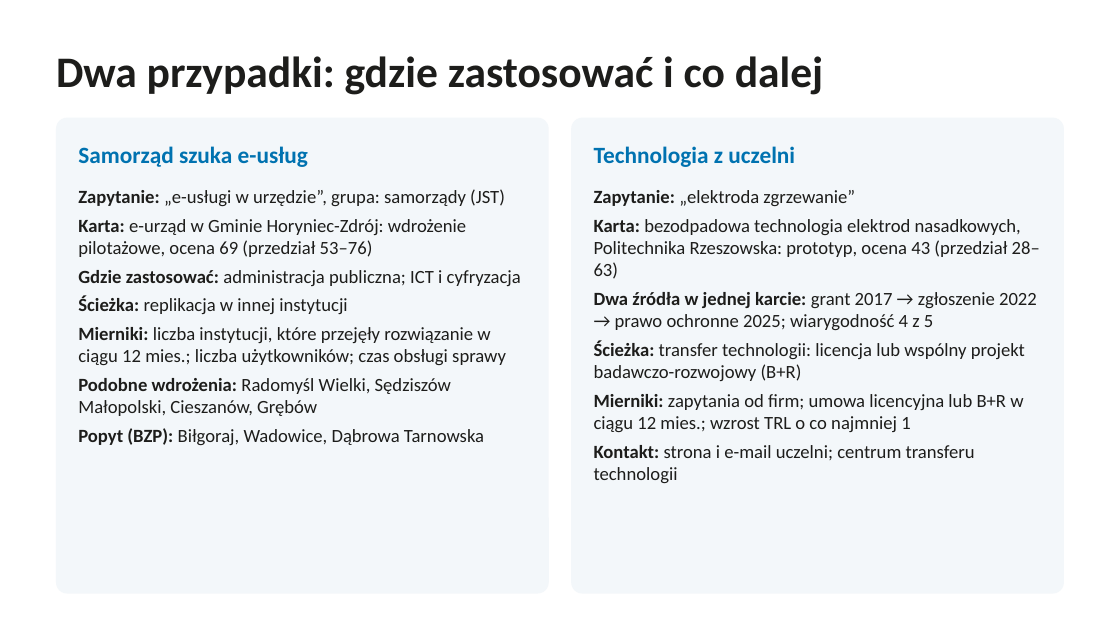
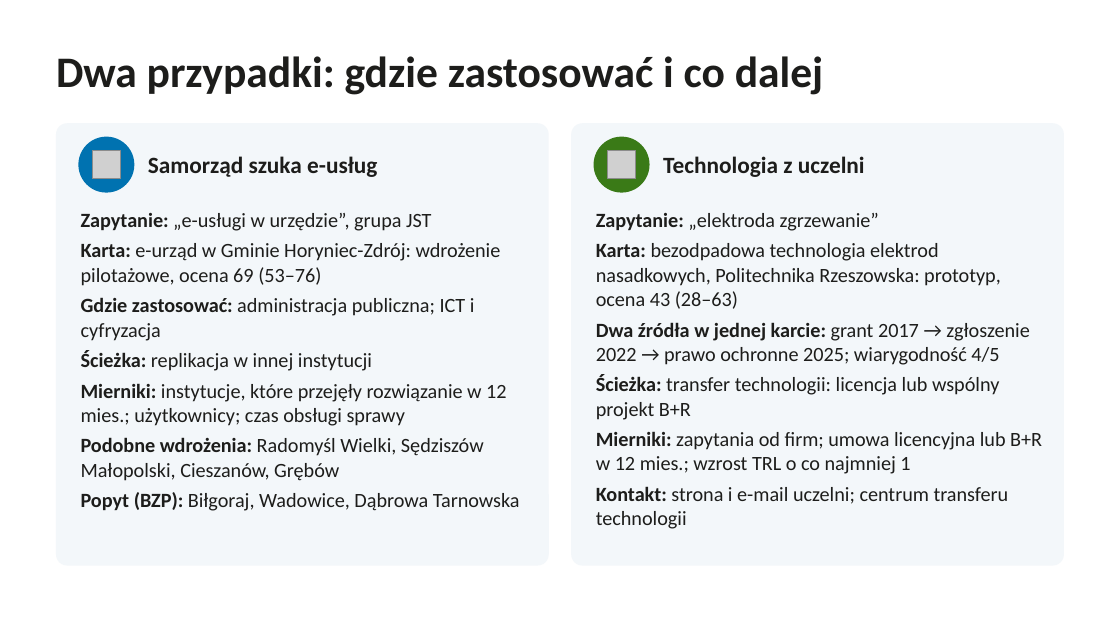
Before and after one commit to FilipLangiewicz/InnovationHub, a slide deck: slide 7 of docs/presentation/Radar_innowacji.pptx. Drawn at 1120x630 pixels with LibreOffice and Linux fonts; fonts in the diff are those of the drawing; grey boxes stand for pictures. Boxes give left, top, right and bottom in pixels: in the first picture for what was removed or moved away, otherwise in the second. Text is boxed around its words. In the diff, an @@ line names an element or a change of style, - is before the commit and + after.

```diff
--- a/docs/presentation/Radar_innowacji.pptx
+++ b/docs/presentation/Radar_innowacji.pptx
@@ rounded rectangle: place and size @@
-rounded rectangle at box(56, 118, 549, 594)
+rounded rectangle at box(56, 123, 549, 566)
@@ rounded rectangle at box(56, 123, 549, 566): proportions changed @@
@@ ellipse added at box(78, 137, 134, 193), fill #0072B0 @@
@@ text "Samorząd szuka e-usług" at box(148, 156, 377, 177): text colour #0072B0 to #1D1D1B @@
@@ text "Samorząd szuka e-usług": place and size @@
-text "Samorząd szuka e-usług" at box(78, 146, 308, 167)
+text "Samorząd szuka e-usług" at box(148, 156, 377, 177)
@@ rounded rectangle at box(571, 123, 1064, 566): proportions changed @@
@@ rounded rectangle: place and size @@
-rounded rectangle at box(571, 118, 1064, 594)
+rounded rectangle at box(571, 123, 1064, 566)
@@ ellipse added at box(594, 137, 650, 193), fill #3A7A17 @@
@@ text "Technologia z uczelni": place and size @@
-text "Technologia z uczelni" at box(594, 146, 795, 167)
+text "Technologia z uczelni" at box(663, 156, 865, 177)
@@ text "Technologia z uczelni" at box(663, 156, 865, 177): text colour #0072B0 to #1D1D1B @@
@@ picture added at box(92, 150, 120, 178) @@
@@ picture added at box(607, 150, 635, 178) @@
@@ text "Zapytanie: „e-usługi w urzędzie”, grupa ...": place and size @@
-text "Zapytanie: „e-usługi w urzędzie”, grupa ..." at box(78, 189, 521, 445)
+text "Zapytanie: „e-usługi w urzędzie”, grupa ..." at box(81, 213, 520, 511)
@@ text "Zapytanie: „elektroda zgrzewanie”": place and size @@
-text "Zapytanie: „elektroda zgrzewanie”" at box(594, 190, 1040, 483)
+text "Zapytanie: „elektroda zgrzewanie”" at box(596, 213, 1042, 529)
@@ text at box(81, 213, 501, 286): text changed; size 12 to 13 pt @@
-Zapytanie: „e-usługi w urzędzie”, grupa: samorządy (JST)
-Karta: e-urząd w Gminie Horyniec-Zdrój: wdrożenie pilotażowe, ocena 69 (przedział 53–76)
+Zapytanie: „e-usługi w urzędzie”, grupa JST
+Karta: e-urząd w Gminie Horyniec-Zdrój: wdrożenie pilotażowe, ocena 69 (53–76)
@@ text at box(596, 213, 1009, 529): size 12 to 13 pt in "Zapytanie: „elektroda zgrzewanie”", "Kontakt: strona i e-mail uczelni; centrum transferu ..." @@
@@ text at box(596, 243, 1042, 474): text changed; size 12 to 13 pt @@
-Karta: bezodpadowa technologia elektrod nasadkowych, Politechnika Rzeszowska: prototyp, ocena 43 (przedział 28–63)
-Dwa źródła w jednej karcie: grant 2017 → zgłoszenie 2022 → prawo ochronne 2025; wiarygodność 4 z 5
-Ścieżka: transfer technologii: licencja lub wspólny projekt badawczo-rozwojowy (B+R)
-Mierniki: zapytania od firm; umowa licencyjna lub B+R w ciągu 12 mies.; wzrost TRL o co najmniej 1
+Karta: bezodpadowa technologia elektrod nasadkowych, Politechnika Rzeszowska: prototyp, ocena 43 (28–63)
+Dwa źródła w jednej karcie: grant 2017 → zgłoszenie 2022 → prawo ochronne 2025; wiarygodność 4/5
+Ścieżka: transfer technologii: licencja lub wspólny projekt B+R
+Mierniki: zapytania od firm; umowa licencyjna lub B+R w 12 mies.; wzrost TRL o co najmniej 1
@@ text at box(81, 297, 520, 511): size 12 to 13 pt in "Gdzie zastosować: administracja publiczna; ICT i cyfryzacja", "Ścieżka: replikacja w innej instytucji", "Podobne wdrożenia: Radomyśl Wielki, Sędziszów Małopolski, Ci ...", "Popyt (BZP): Biłgoraj, Wadowice, Dąbrowa Tarnowska" @@
@@ text at box(81, 383, 506, 426): text changed; size 12 to 13 pt @@
-Mierniki: liczba instytucji, które przejęły rozwiązanie w ciągu 12 mies.; liczba użytkowników; czas obsługi sprawy
+Mierniki: instytucje, które przejęły rozwiązanie w 12 mies.; użytkownicy; czas obsługi sprawy
```
Also in this commit, not shown: 7 other slides changed, 3 other files.
